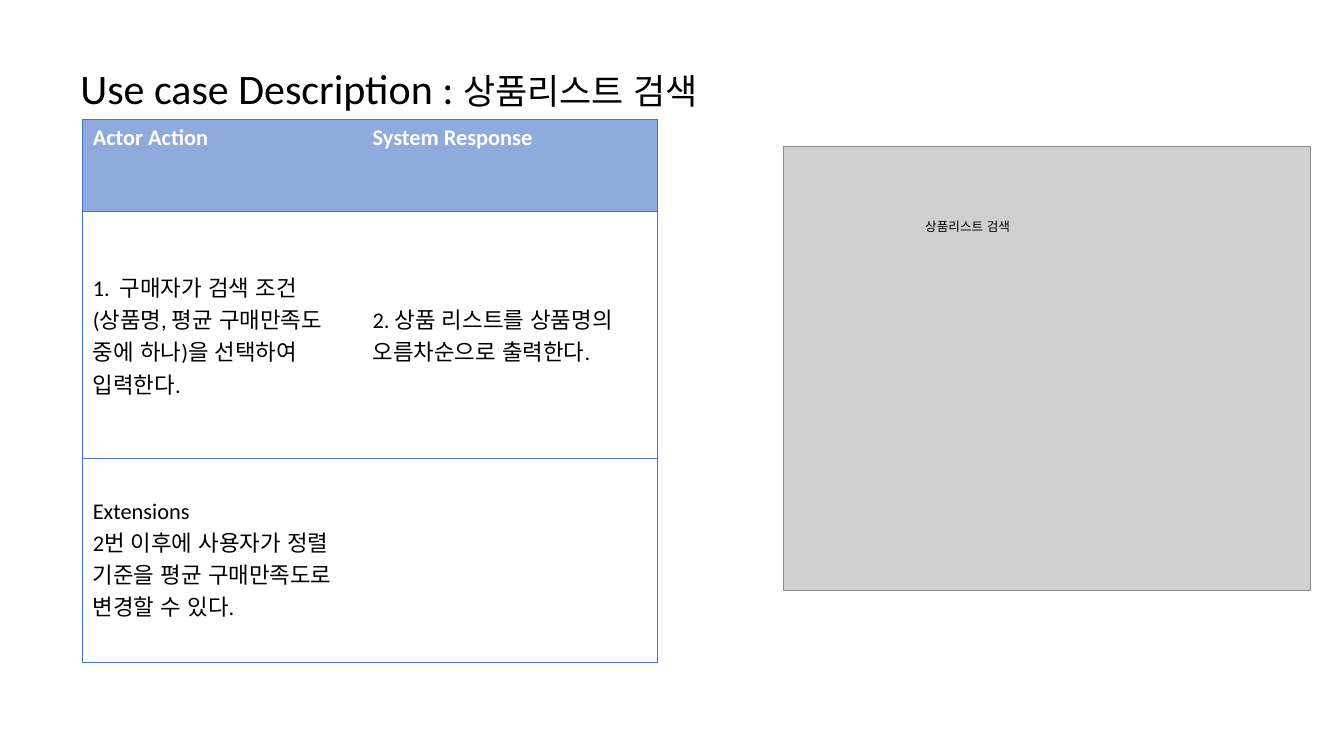
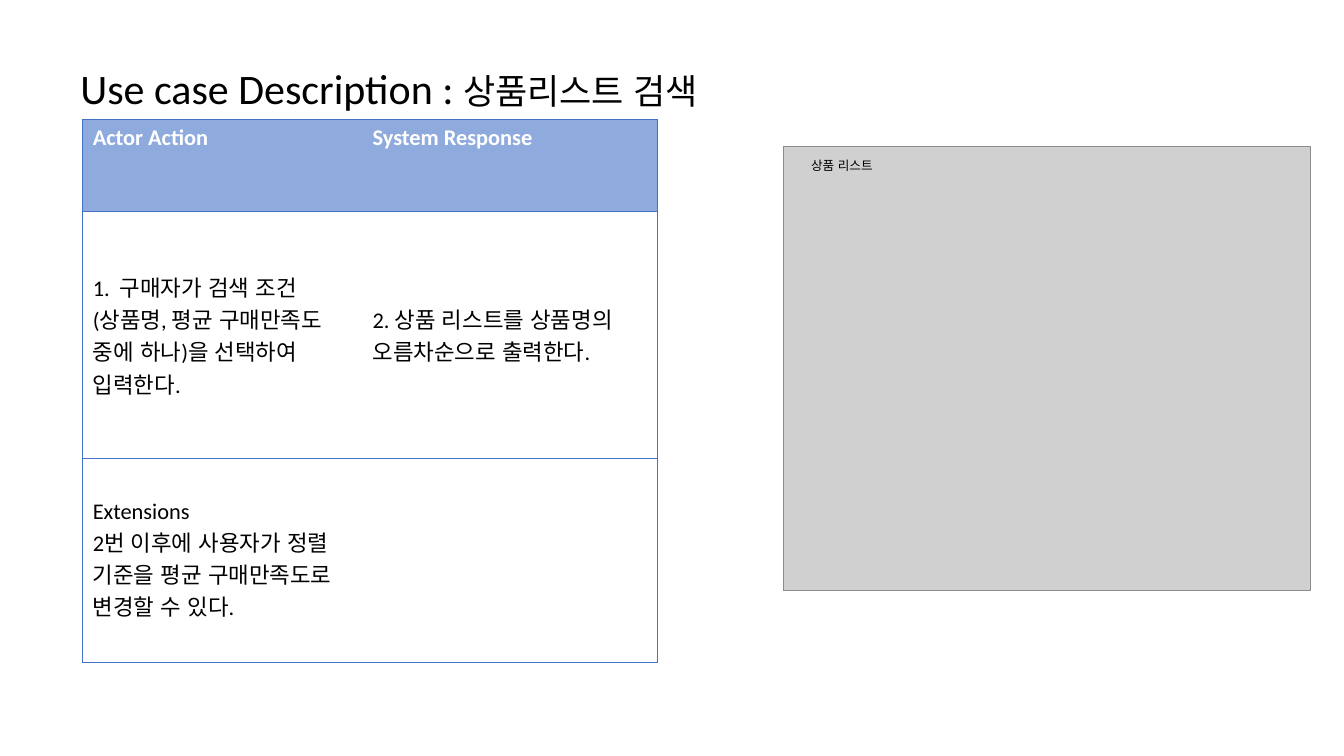
Before and after one commit to bbangnambong/RequirementCapturing, a slide deck: slide 9 of Use case Description.pptx. Drawn at 1344x756 pixels with LibreOffice and Linux fonts; fonts in the diff are those of the drawing; grey boxes stand for pictures. Boxes give left, top, right and bottom in pixels: in the first picture for what was removed or moved away, otherwise in the second. Text is boxed around its words. In the diff, an @@ line names an element or a change of style, - is before the commit and + after.

Commit message:
최종

```diff
--- a/Use case Description.pptx
+++ b/Use case Description.pptx
@@ text at box(811, 159, 873, 171): text changed @@
-상품리스트 검색
+상품 리스트
```
